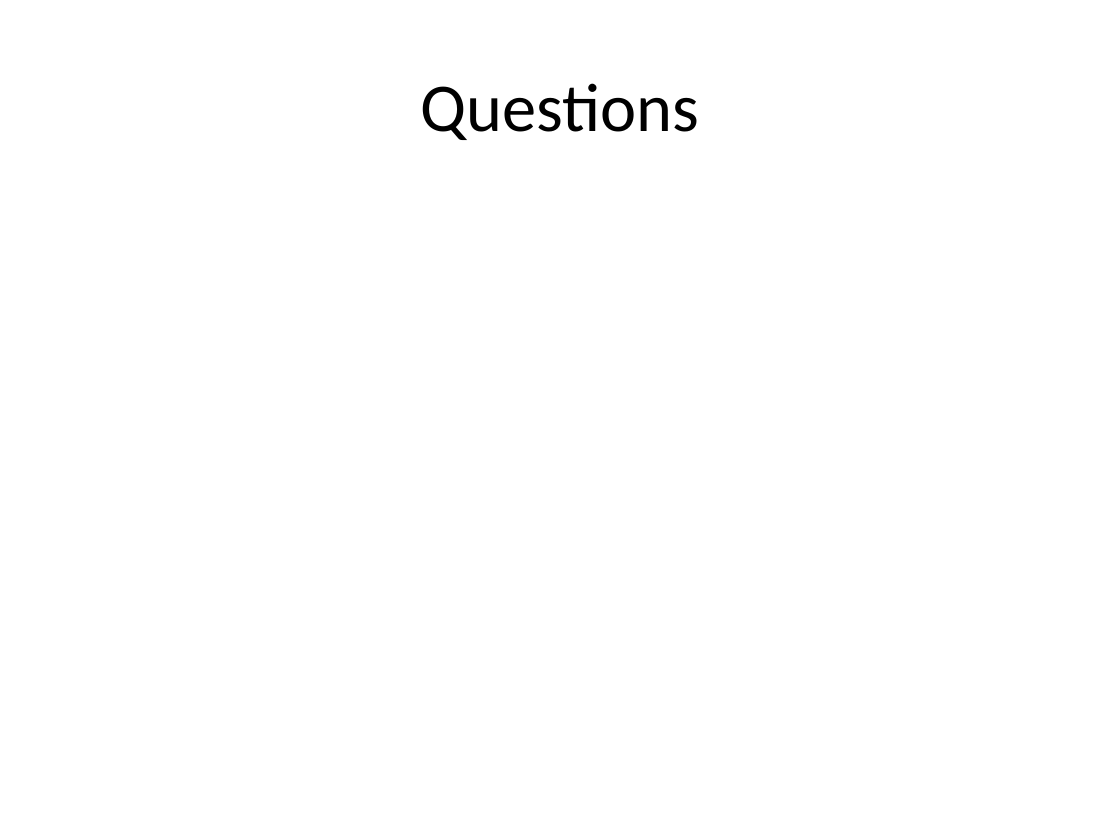
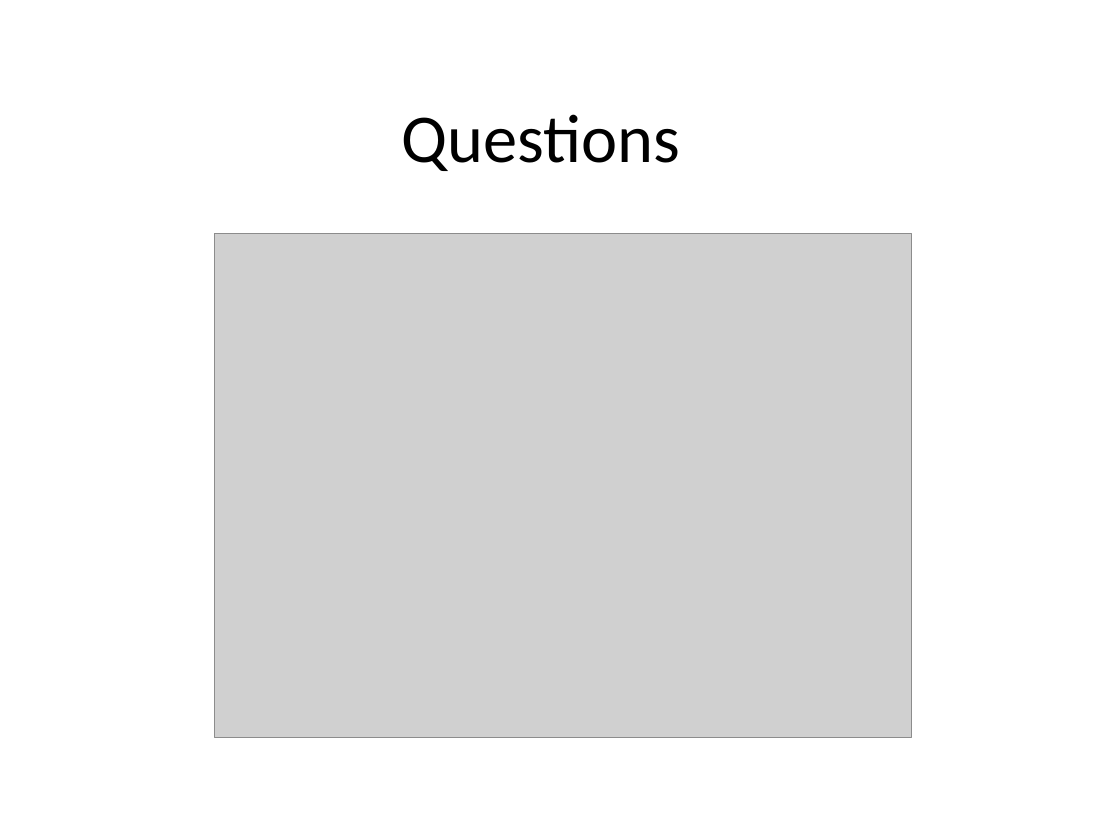
Before and after one commit to carussell/nvvg, a slide deck: slide 9 of NVVG.pptx. Drawn at 1120x840 pixels with LibreOffice and Linux fonts; fonts in the diff are those of the drawing; grey boxes stand for pictures; background and template pictures are left out. Boxes give left, top, right and bottom in pixels: in the first picture for what was removed or moved away, otherwise in the second. Text is boxed around its words. In the diff, an @@ line names an element or a change of style, - is before the commit and + after.

```diff
--- a/NVVG.pptx
+++ b/NVVG.pptx
@@ title "Questions": place and size @@
-title "Questions" at <box>420,83,699,140</box>
+title "Questions" at <box>402,114,681,171</box>
@@ picture added at <box>215,233,912,737</box> @@
```
Also in this commit, not shown: 1 other slide changed.
